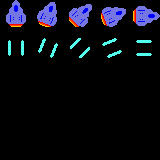
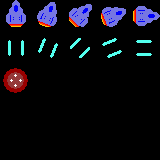
Layer changes from the first w=160, h=160 image to the second:
painted on "Background" over [3, 68, 28, 93]
